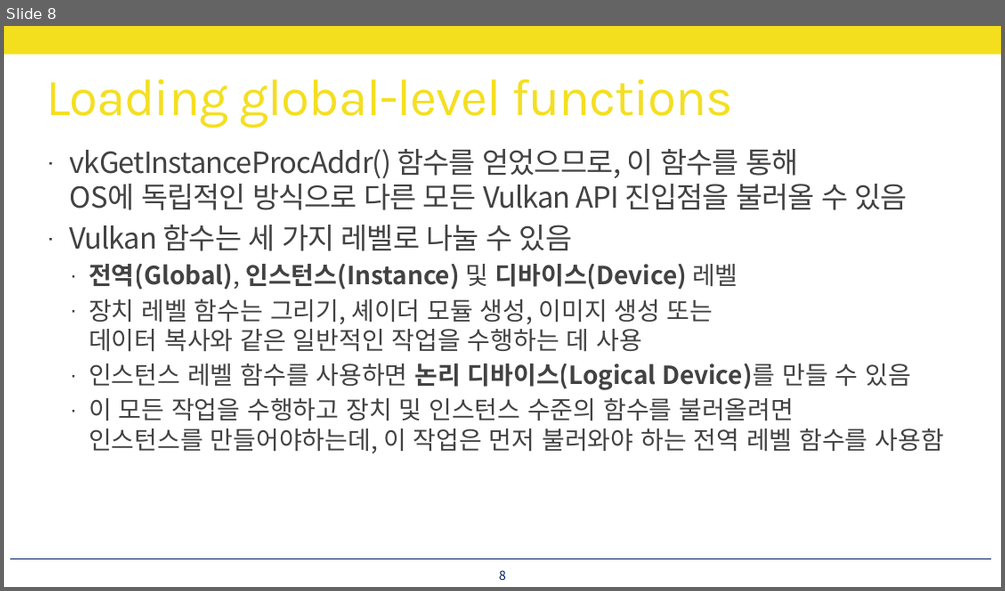
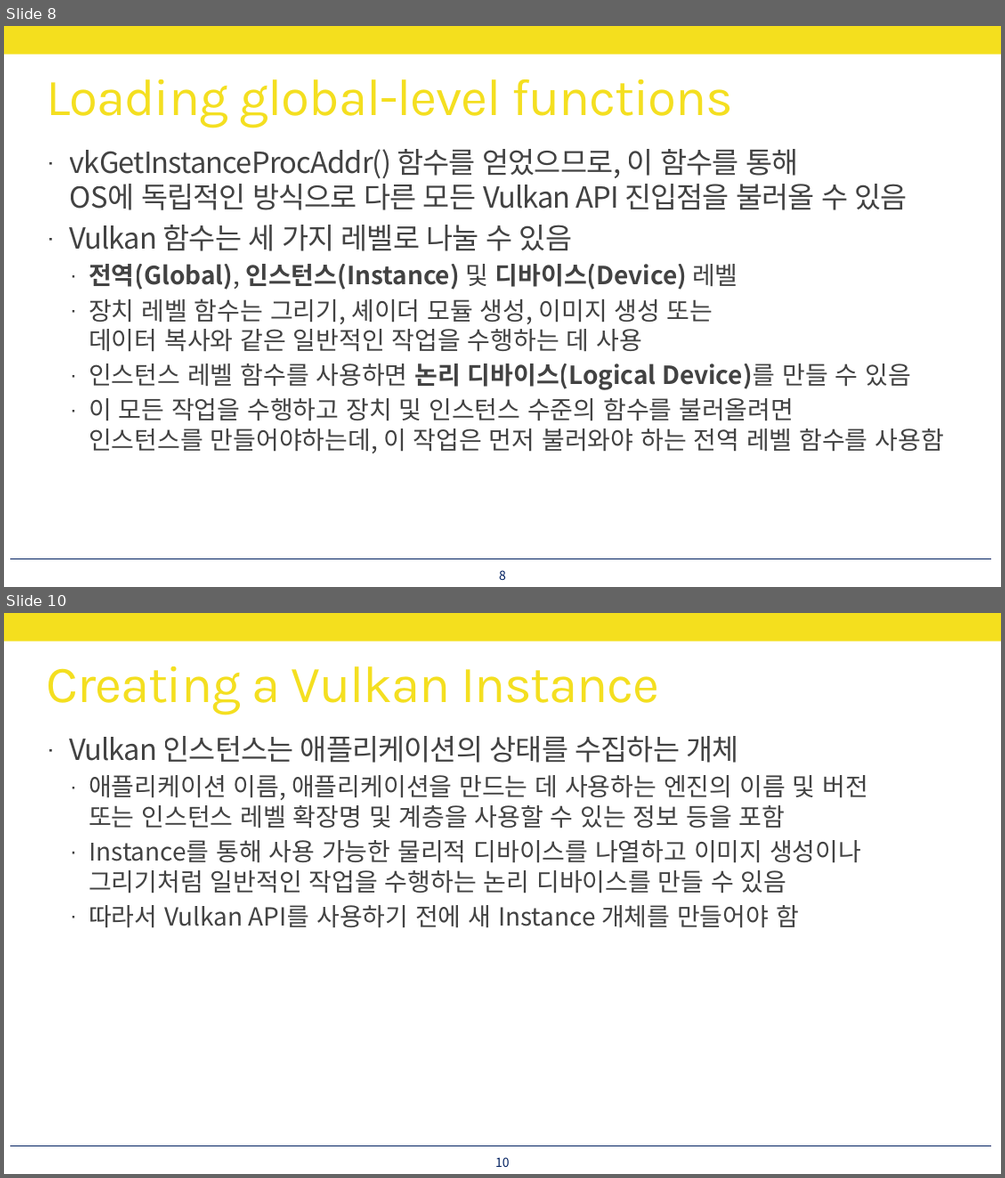
Before and after one commit to jonike/ModernCGStudy, a slide deck: Vulkan - Chapter 1, Part 1.pptx. Shown one above the other, each under a label of ours: slide 8 before the commit, slides 8 and 10 after it; the slides between them are not shown. The pictures are 1005x591 and 1005x1178 pixels, drawn with LibreOffice and Linux fonts; fonts in the diff are those of the drawing. Boxes give left, top, right and bottom in pixels: in the first picture for what was removed or moved away, otherwise in the second. Text is boxed around its words. In the diff, an @@ line names an element or a change of style, - is before the commit and + after.

Commit message:
Upload Vulkan study file for Chapter 1, Part 1

```diff
--- a/Vulkan - Chapter 1, Part 1.pptx
+++ b/Vulkan - Chapter 1, Part 1.pptx
@@ slide 10 added at box(4, 613, 1001, 1174), background #FFFFFF; not listed: 2 template elements that a slide beside it also shows @@
@@ title added at box(47, 666, 660, 714), 50 pt, text #F4DF1E @@
+Creating a Vulkan Instance
@@ text added at box(70, 736, 868, 928), 24 pt, text #404040 @@
+· Vulkan 인스턴스는 애플리케이션의 상태를 수집하는 개체
+  · 애플리케이션 이름, 애플리케이션을 만드는 데 사용하는 엔진의 이름 및 버전
+    또는 인스턴스 레벨 확장명 및 계층을 사용할 수 있는 정보 등을 포함
+  · Instance를 통해 사용 가능한 물리적 디바이스를 나열하고 이미지 생성이나
+    그리기처럼 일반적인 작업을 수행하는 논리 디바이스를 만들 수 있음
+  · 따라서 Vulkan API를 사용하기 전에 새 Instance 개체를 만들어야 함
@@ page number added at box(495, 1157, 510, 1167), 12 pt, text #002060 @@
+10
```
Also in this commit, not shown: 2 other slides added.
